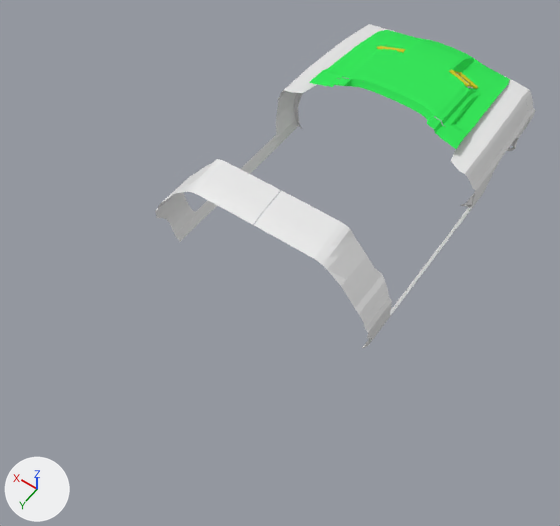
Renders of the Blender file Models/Vehicles/Land/Challenger70/challenger1970B.blend from each side of a commit.
One viewpoint serves both versions: a camera (50 mm lens) standing at (-9.8, 21.2, 20.4) and looking at (0.0, 7.6, -1.0). The axes (+X, +Y, +Z) are drawn at lower left. The lights are the same throughout.

Names of what the first picture shows: 'Body', 'Hood'.
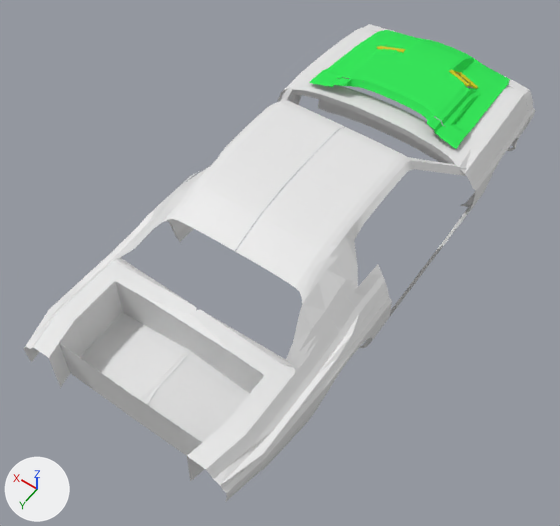
Pixel boxes [x1, y1, x2, y2] of what changed, in the pictures (560 x 526 px):
'Body', reshaped (35% wider, 47% taller)
    before: [155, 24, 535, 348]
    after: [23, 24, 535, 501]
part 1 of me_plane, built on
    before: [173, 29, 525, 287]
    after: [23, 28, 525, 501]

The change in detail:
me_plane is used by ob_body; location (0.0, -4.38, 0.53); scale (0.164, 0.297, 1.0).
me_plane had 458 vertices, 354 faces and spanned x -1.1..26.6, y -1.1..44.7, z -2.5..2.0.
me_plane now has 782 vertices, 625 faces, 1 loose edge and spans x -1.7..26.6, y -1.1..67.0, z -2.5..2.1.
me_plane part 1: 30 vertices moved from x 18.0..23.5, y 3.9..42.8, z 0.2..0.7 to x 18.0..23.5, y 3.9..43.0, z 0.3..0.8; 4 vertices removed from x 16.9..19.8, y 19.9..40.8, z 0.4..1.6; 328 vertices added at x -1.7..26.5, y 1.2..67.0, z -2.5..2.1.
